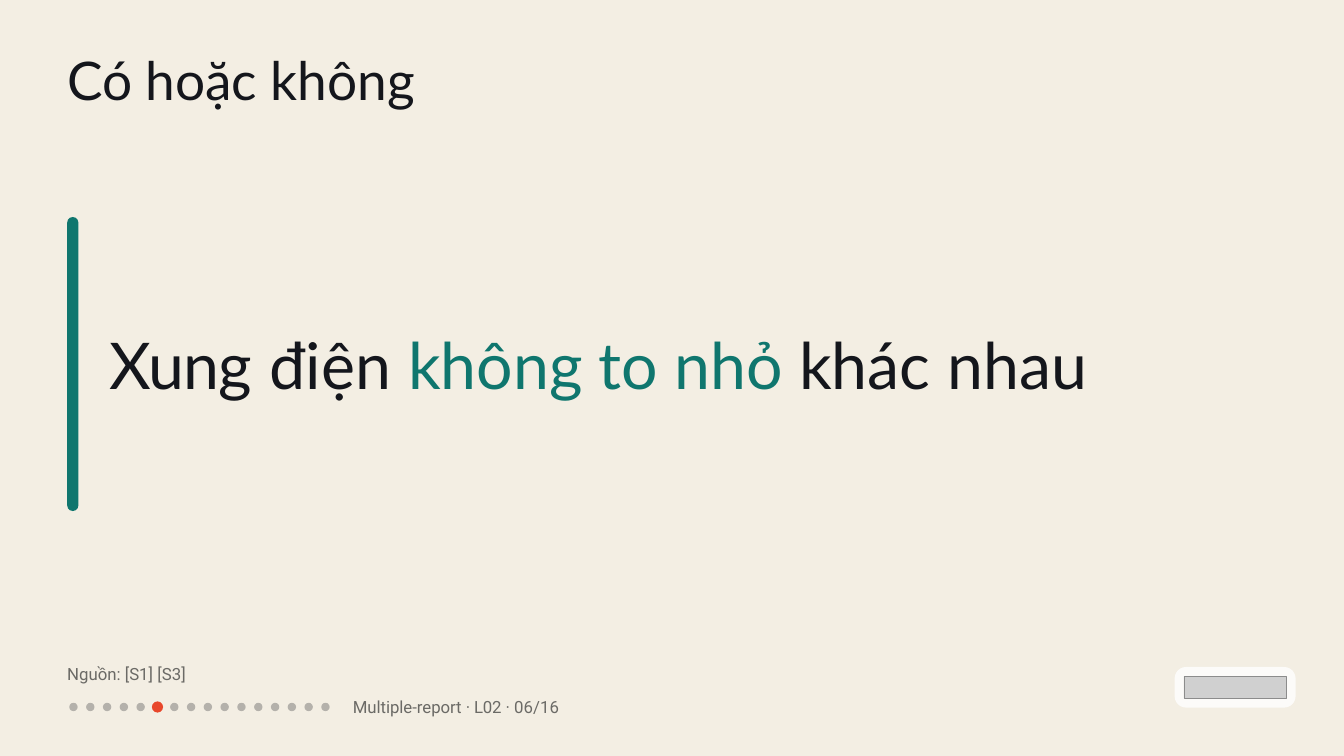
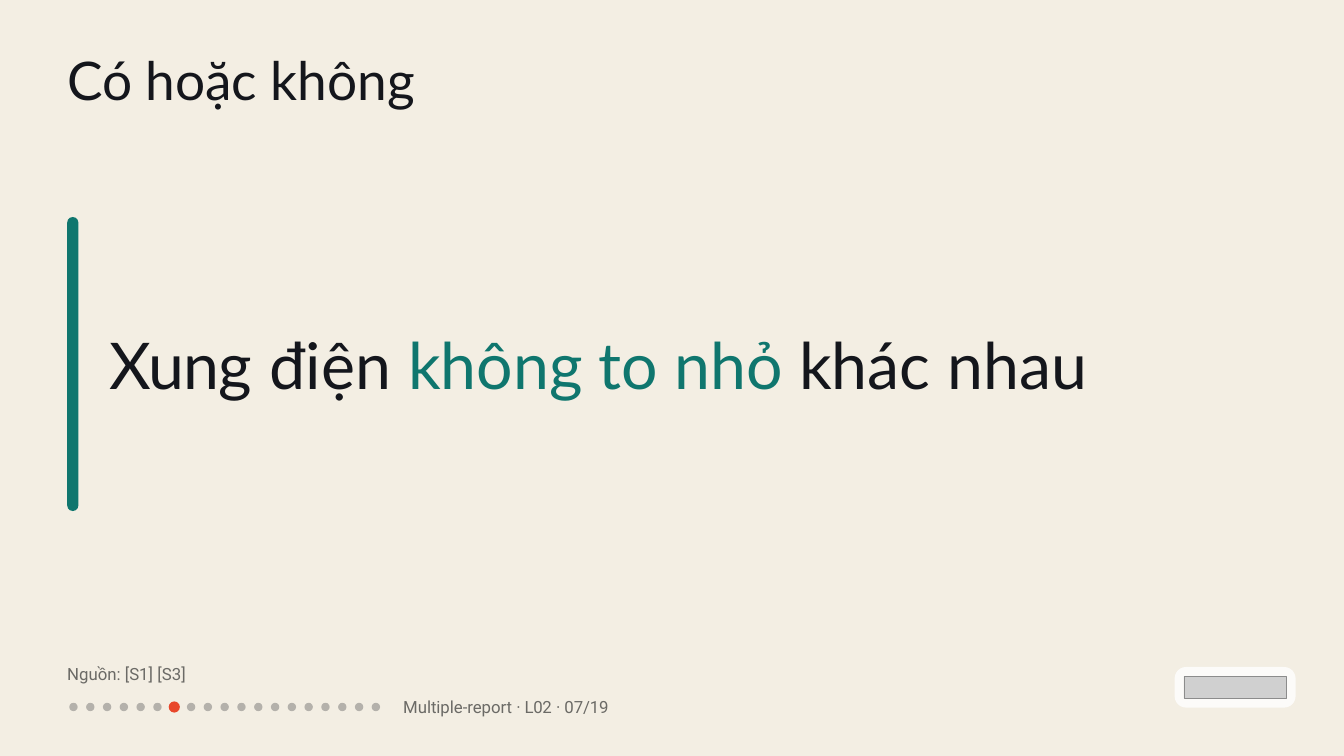
Before and after one commit to vohoailinh90/Multiple-report, a slide deck: slide 7 of lessons/L02/L02.pptx (slide 6 before the commit). Drawn at 1344x756 pixels with LibreOffice and Linux fonts; fonts in the diff are those of the drawing; grey boxes stand for pictures. Boxes give left, top, right and bottom in pixels: in the first picture for what was removed or moved away, otherwise in the second. Text is boxed around its words. In the diff, an @@ line names an element or a change of style, - is before the commit and + after.

```diff
--- a/lessons/L02/L02.pptx
+++ b/lessons/L02/L02.pptx
@@ ellipse at (x1=153, y1=703, x2=161, y2=711): fill #E8472B to #14161C at 28% opacity @@
@@ ellipse at (x1=169, y1=702, x2=180, y2=713): fill #14161C at 28% opacity to #E8472B @@
@@ ellipse added at (x1=338, y1=703, x2=346, y2=711), fill #14161C at 28% opacity @@
@@ ellipse added at (x1=355, y1=703, x2=363, y2=711), fill #14161C at 28% opacity @@
@@ ellipse added at (x1=372, y1=703, x2=380, y2=711), fill #14161C at 28% opacity @@
@@ text at (x1=403, y1=700, x2=608, y2=717): text changed @@
-Multiple-report · L02 · 06/16
+Multiple-report · L02 · 07/19
```
Also in this commit, not shown: 15 other slides changed, 3 slides added, 43 other files.
